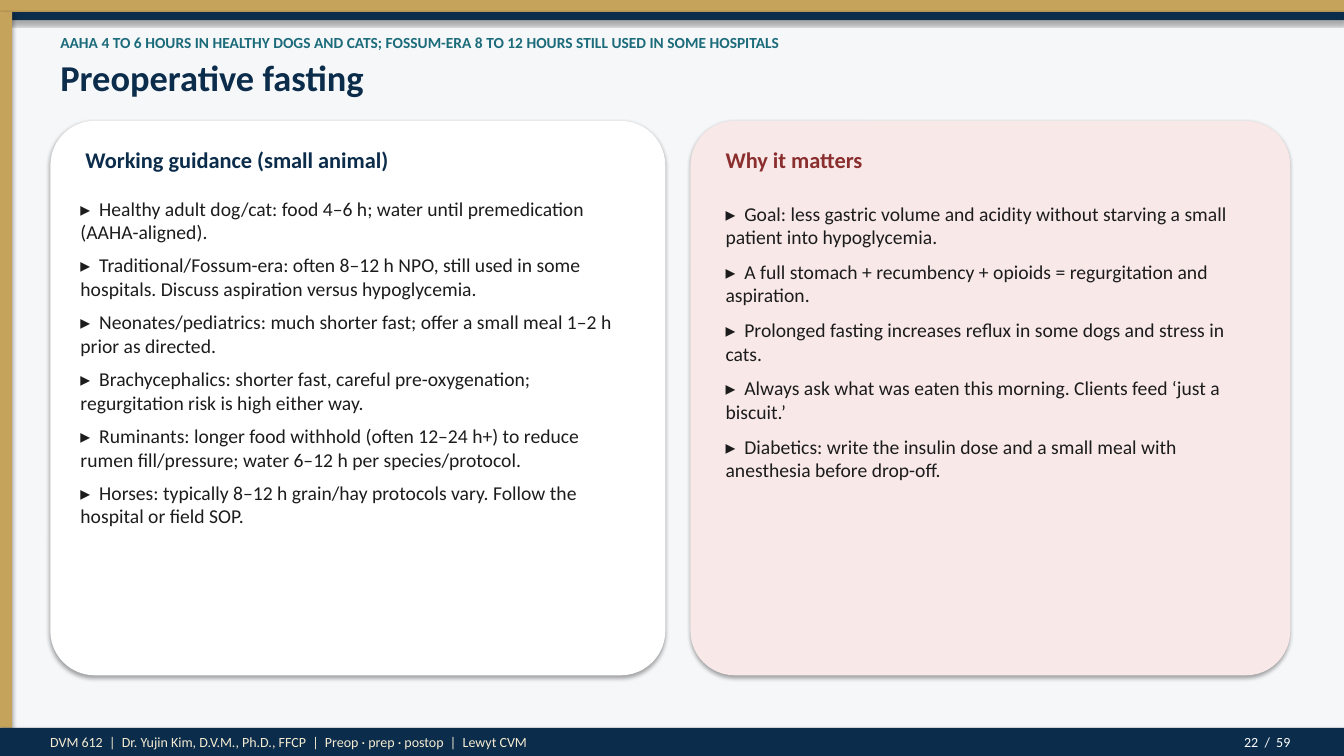
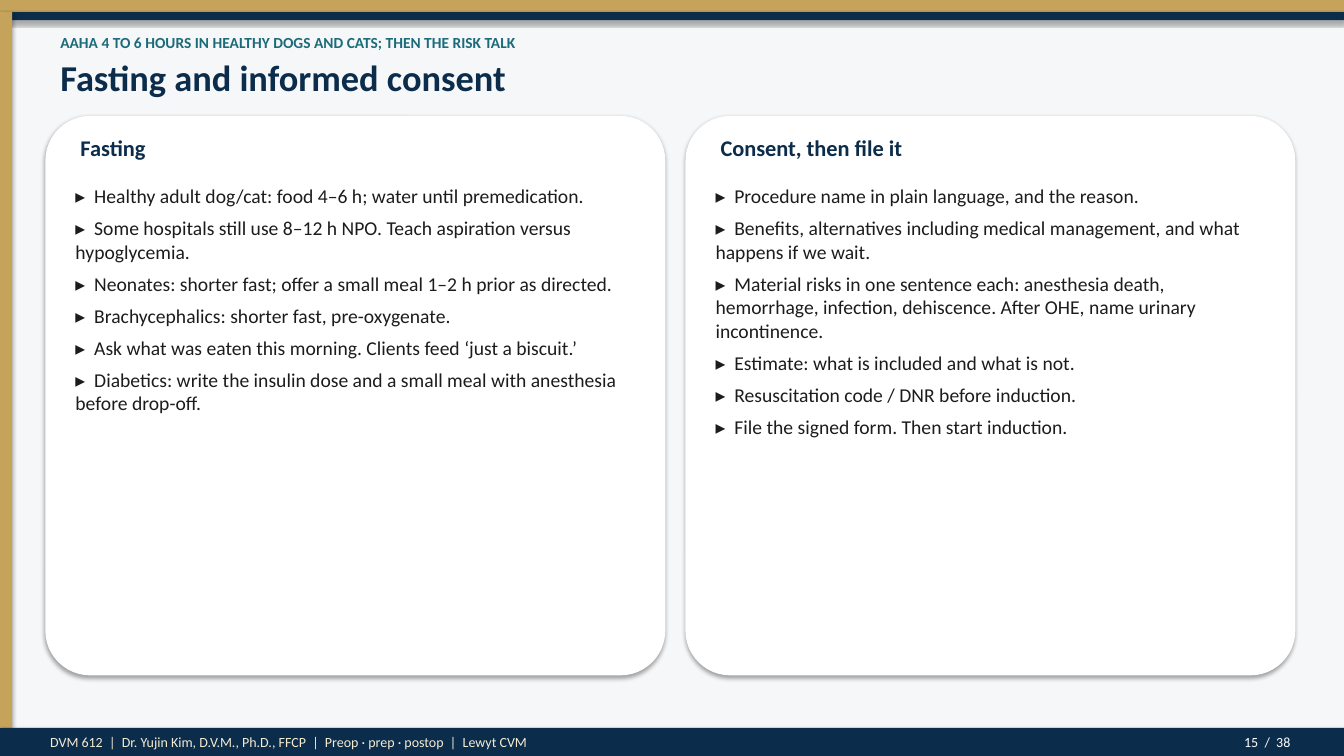
Before and after one commit to drkimvet/happycare, a slide deck: slide 15 of lectures/DVM-612_Week4_Preop_PatientPrep_Postop.pptx (slide 22 before the commit). Drawn at 1344x756 pixels with LibreOffice and Linux fonts; fonts in the diff are those of the drawing. Boxes give left, top, right and bottom in pixels: in the first picture for what was removed or moved away, otherwise in the second. Text is boxed around its words. In the diff, an @@ line names an element or a change of style, - is before the commit and + after.

```diff
--- a/lectures/DVM-612_Week4_Preop_PatientPrep_Postop.pptx
+++ b/lectures/DVM-612_Week4_Preop_PatientPrep_Postop.pptx
@@ text at (60, 37, 516, 50): text changed @@
-AAHA 4 TO 6 HOURS IN HEALTHY DOGS AND CATS; FOSSUM-ERA 8 TO 12 HOURS STILL USED IN SOME HOSPITALS
+AAHA 4 TO 6 HOURS IN HEALTHY DOGS AND CATS; THEN THE RISK TALK
@@ text at (60, 65, 506, 97): text changed @@
-Preoperative fasting
+Fasting and informed consent
@@ rounded rectangle: place and size @@
-rounded rectangle at (50, 121, 665, 676)
+rounded rectangle at (45, 116, 665, 676)
@@ rounded rectangle: place and size @@
-rounded rectangle at (691, 121, 1291, 676)
+rounded rectangle at (686, 116, 1296, 676)
@@ rounded rectangle at (686, 116, 1296, 676): fill #F8E8E8 to #FFFFFF @@
@@ text at (80, 140, 145, 160): text changed @@
-Working guidance (small animal)
+Fasting
@@ text at (721, 140, 902, 159): text changed; text colour #8B2E2E to #0B2C4A @@
-Why it matters
+Consent, then file it
@@ text at (75, 189, 616, 413): text changed @@
-▸ Healthy adult dog/cat: food 4–6 h; water until premedication (AAHA-aligned).
-▸ Traditional/Fossum-era: often 8–12 h NPO, still used in some hospitals. Discuss aspiration versus hypoglycemia.
-▸ Neonates/pediatrics: much shorter fast; offer a small meal 1–2 h prior as directed.
-▸ Brachycephalics: shorter fast, careful pre-oxygenation; regurgitation risk is high either way.
-▸ Ruminants: longer food withhold (often 12–24 h+) to reduce rumen fill/pressure; water 6–12 h per species/protocol.
-▸ Horses: typically 8–12 h grain/hay protocols vary. Follow the hospital or field SOP.
+▸ Healthy adult dog/cat: food 4–6 h; water until premedication.
+▸ Some hospitals still use 8–12 h NPO. Teach aspiration versus hypoglycemia.
+▸ Neonates: shorter fast; offer a small meal 1–2 h prior as directed.
+▸ Brachycephalics: shorter fast, pre-oxygenate.
+▸ Ask what was eaten this morning. Clients feed ‘just a biscuit.’
+▸ Diabetics: write the insulin dose and a small meal with anesthesia before drop-off.
@@ text at (716, 189, 1239, 438): text changed @@
-▸ Goal: less gastric volume and acidity without starving a small patient into hypoglycemia.
-▸ A full stomach + recumbency + opioids = regurgitation and aspiration.
-▸ Prolonged fasting increases reflux in some dogs and stress in cats.
-▸ Always ask what was eaten this morning. Clients feed ‘just a biscuit.’
-▸ Diabetics: write the insulin dose and a small meal with anesthesia before drop-off.
+▸ Procedure name in plain language, and the reason.
+▸ Benefits, alternatives including medical management, and what happens if we wait.
+▸ Material risks in one sentence each: anesthesia death, hemorrhage, infection, dehiscence. After OHE, name urinary incontinence.
+▸ Estimate: what is included and what is not.
+▸ Resuscitation code / DNR before induction.
+▸ File the signed form. Then start induction.
@@ text at (1244, 737, 1290, 747): text changed @@
-22 / 59
+15 / 38
```
Also in this commit, not shown: 37 other slides changed, 21 slides removed, 2 other files.
